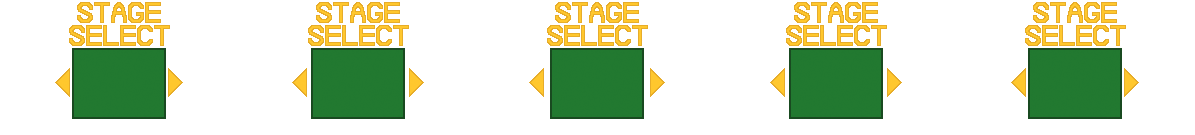
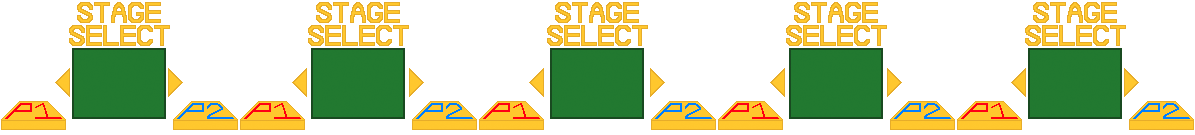
Two versions of the same layered image (1195 × 135). Layer-by-layer changes:
painted on "Layer 5" over (x1=957, y1=101, x2=1194, y2=130)
painted on "Layer 4" over (x1=718, y1=101, x2=955, y2=130)
painted on "Layer 3" over (x1=479, y1=101, x2=716, y2=130)
painted on "Layer 2" over (x1=240, y1=101, x2=477, y2=130)
painted on "Layer 1" over (x1=1, y1=101, x2=238, y2=130)
